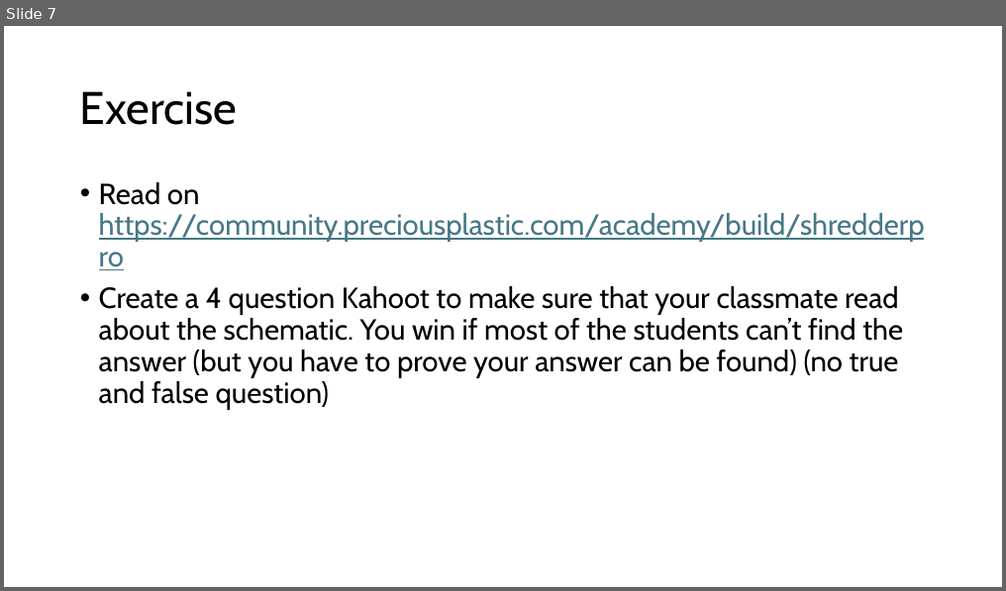
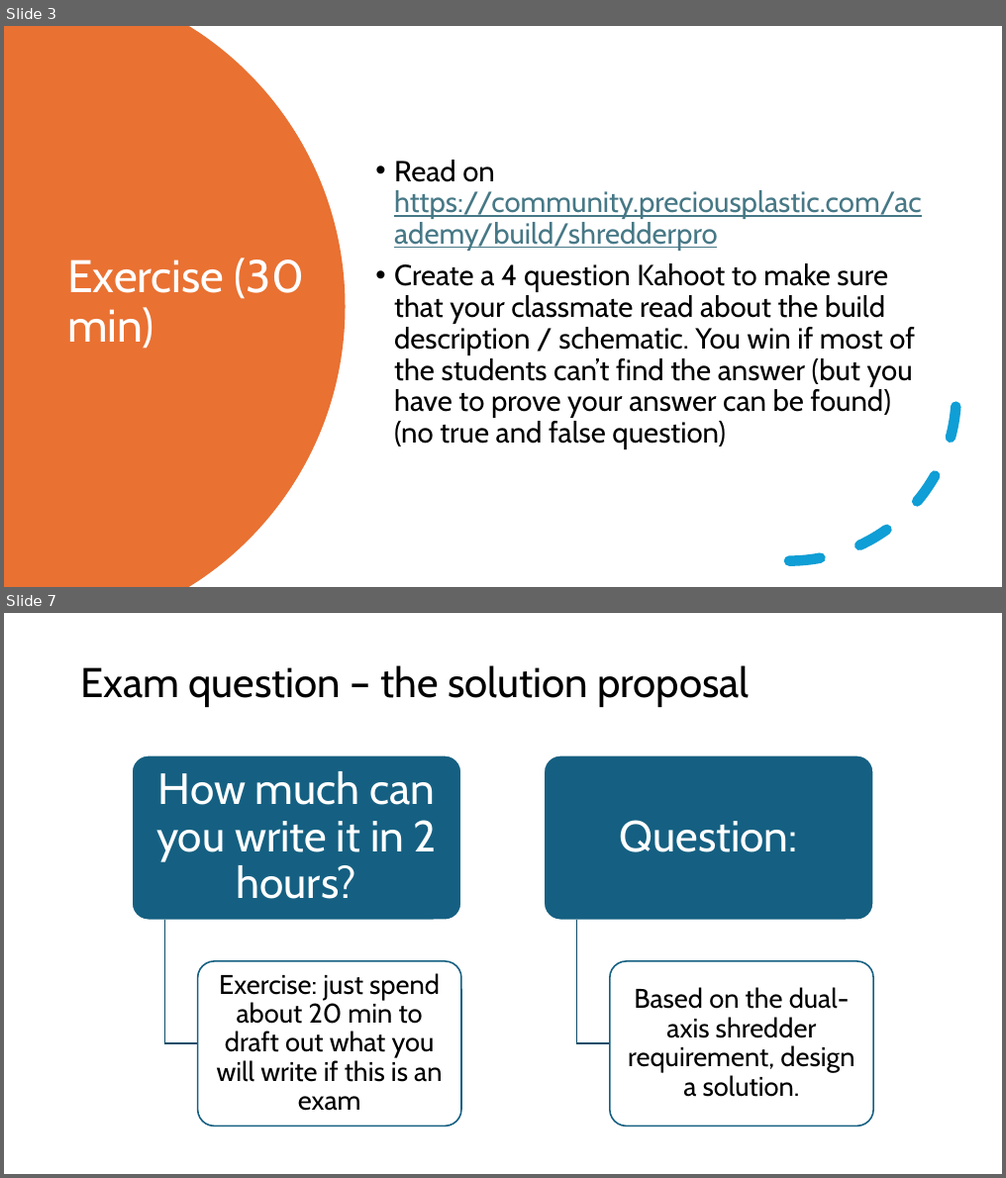
Before and after one commit to JLNU-EETC3433/courseware, a slide deck: 20241101-lesson6.pptx. Shown one above the other, each under a label of ours: slide 7 before the commit, slides 3 and 7 after it; the slides between them are not shown. The pictures are 1006x591 and 1006x1178 pixels, drawn with LibreOffice and Linux fonts; fonts in the diff are those of the drawing. Boxes give left, top, right and bottom in pixels: in the first picture for what was removed or moved away, otherwise in the second. Text is boxed around its words. In the diff, an @@ line names an element or a change of style, - is before the commit and + after.

```diff
--- a/20241101-lesson6.pptx
+++ b/20241101-lesson6.pptx
@@ slide 7 added at (4, 613, 1002, 1174), background #FFFFFF @@
@@ title added at (80, 665, 748, 707), 40 pt, text #000000 @@
+Exam question – the solution proposal
@@ group added at (132, 756, 873, 1127): 4 rounded rectangles, 4 texts, 2 freeform shapes @@
+How much can you write it in 2 hours?
+Exercise: just spend about 20 min to draft out what you will write if this is an exam
+Question:
+Based on the dual-axis shredder requirement, design a solution.
@@ what was slide 7 is now slide 3 @@
@@ slide 3 changed as well @@
@@ freeform shape added at (4, 26, 346, 587), fill #E97132 @@
@@ text "Read on https://community.preciousplastic.com/academy/build/ ...": place and size @@
-text "Read on https://community.preciousplastic.com/academy/build/ ..." at (99, 182, 925, 410)
+text "Read on https://community.preciousplastic.com/academy/build/ ..." at (394, 160, 922, 450)
@@ text "Read on https://community.preciousplastic.com/academy/build/ ..." at (394, 160, 922, 450): vertical alignment top to middle @@
@@ arc (boxed as its full ellipse) added at (623, 227, 957, 562), outline #0F9ED5 10 pt dashed @@
@@ title at (67, 258, 304, 349): text changed; text colour #000000 to #FFFFFF @@
-Exercise
+Exercise (30 min)
@@ text at (394, 264, 915, 450): text changed @@
-• Create a 4 question Kahoot to make sure that your classmate read about the schematic. You win if most of the students can’t find the answer (but you have to prove your answer can be found) (no true and false question)
+• Create a 4 question Kahoot to make sure that your classmate read about the build description / schematic. You win if most of the students can’t find the answer (but you have to prove your answer can be found) (no true and false question)
```
Also in this commit, not shown: 1 other slide changed, 3 other slides added, 6 slides removed.
